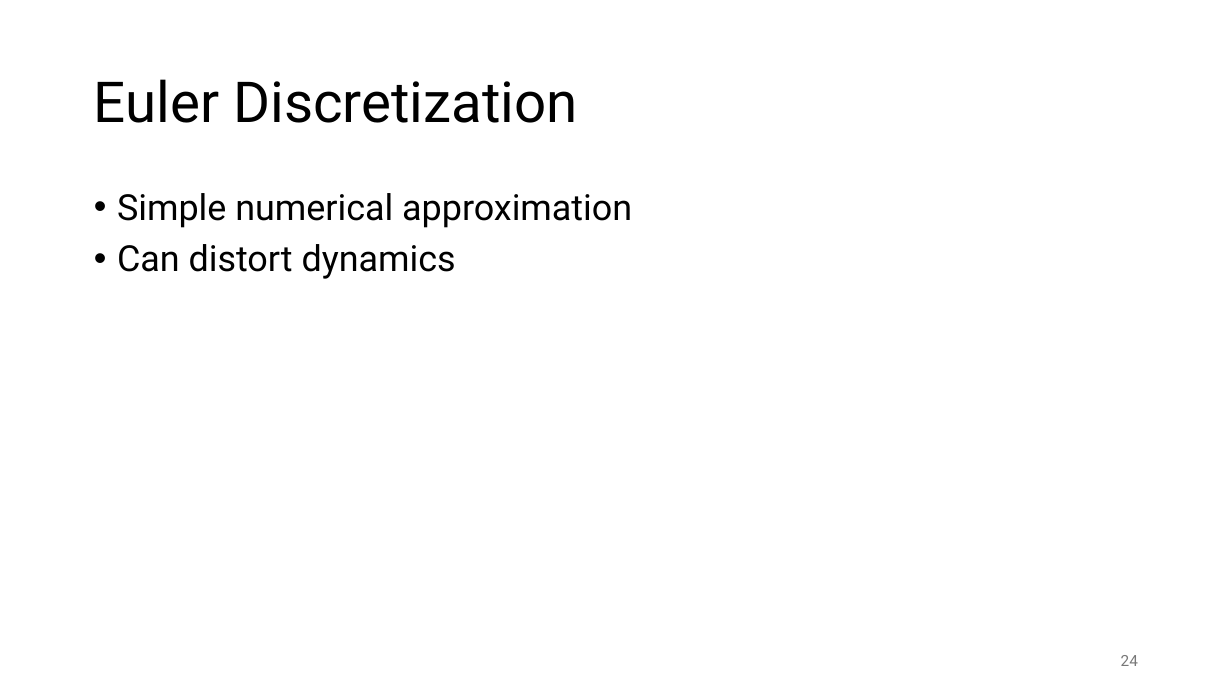
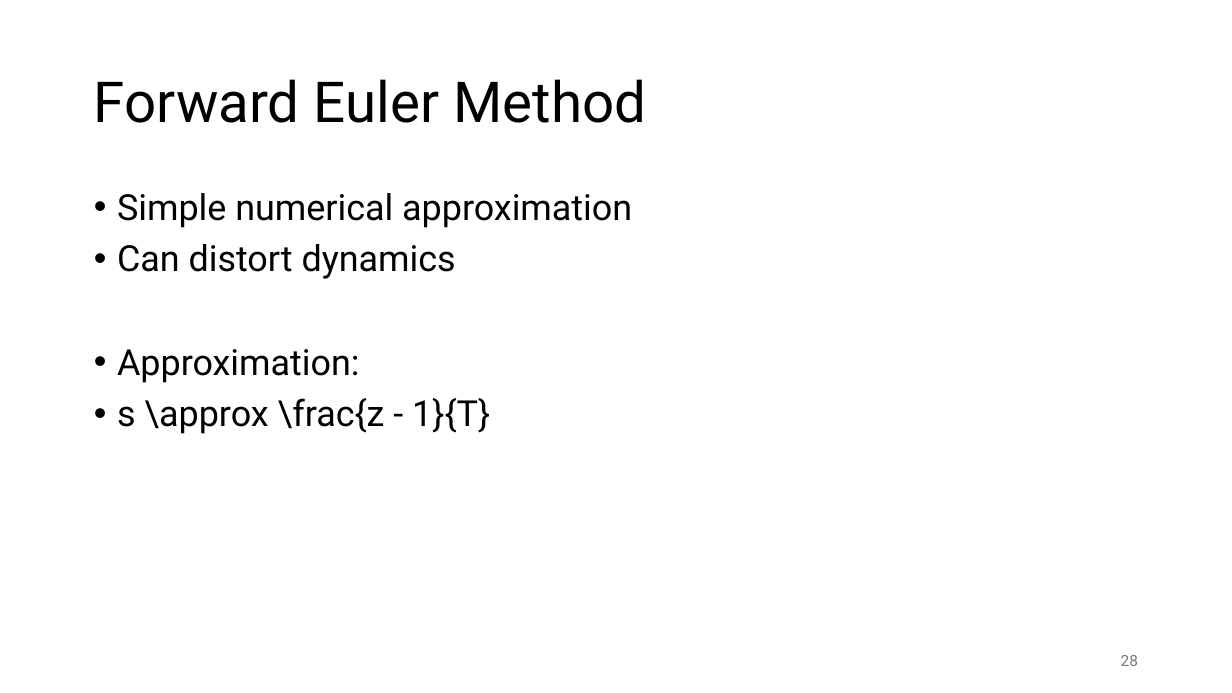
Before and after one commit to FelixWick/control_engineering, a slide deck: slide 28 of slides/6_discrete_controllers.pptx (slide 24 before the commit). Drawn at 1232x693 pixels with LibreOffice and Linux fonts; fonts in the diff are those of the drawing. Boxes give left, top, right and bottom in pixels: in the first picture for what was removed or moved away, otherwise in the second. Text is boxed around its words. In the diff, an @@ line names an element or a change of style, - is before the commit and + after.

```diff
--- a/slides/6_discrete_controllers.pptx
+++ b/slides/6_discrete_controllers.pptx
@@ title at (x1=94, y1=79, x2=646, y2=123): text changed @@
-Euler Discretization
+Forward Euler Method
@@ text at (x1=117, y1=349, x2=490, y2=434): paragraphs added @@
+• Approximation:
+• s \approx \frac{z - 1}{T}
@@ page number at (x1=1121, y1=655, x2=1138, y2=666): text changed @@
-24
+28
```
Also in this commit, not shown: 2 other slides changed, 19 slides added, 1 slide removed.
